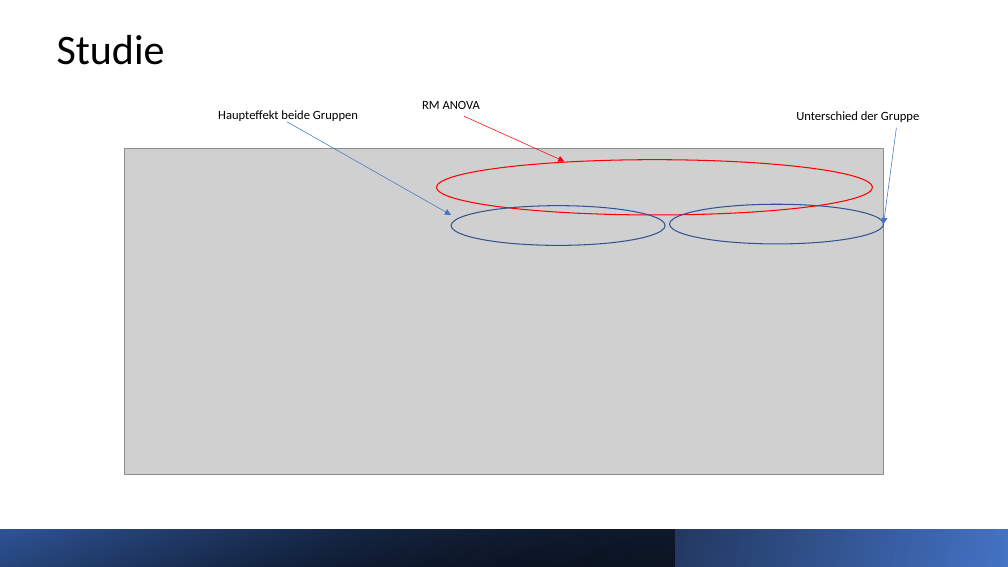
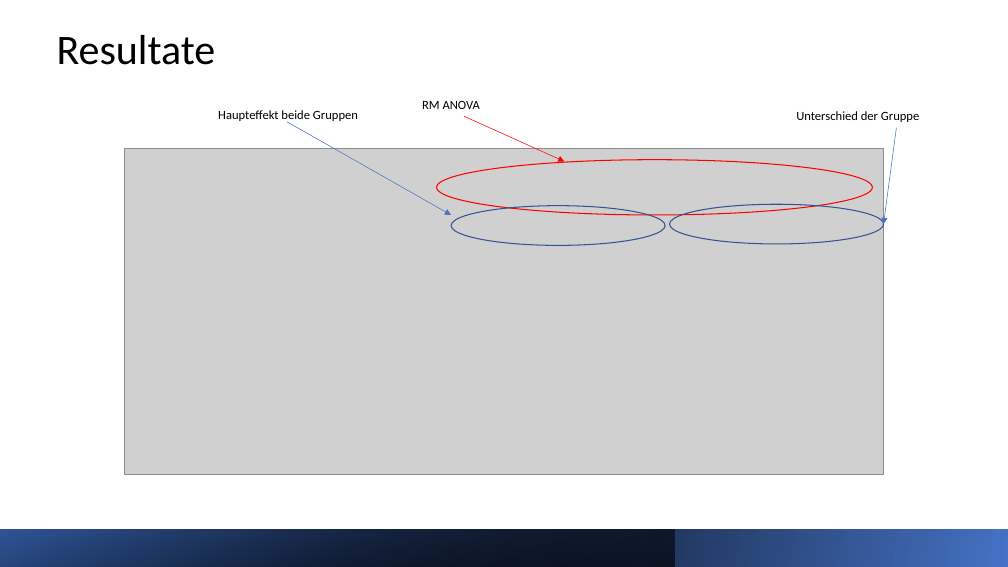
Before and after one commit to buehlpa/ChocolateMilkStudy, a slide deck: slide 12 of pp.pptx. Drawn at 1008x567 pixels with LibreOffice and Linux fonts; fonts in the diff are those of the drawing; grey boxes stand for pictures. Boxes give left, top, right and bottom in pixels: in the first picture for what was removed or moved away, otherwise in the second. Text is boxed around its words. In the diff, an @@ line names an element or a change of style, - is before the commit and + after.

```diff
--- a/pp.pptx
+++ b/pp.pptx
@@ title at box(57, 35, 216, 65): text changed @@
-Studie
+Resultate
```
Also in this commit, not shown: 2 other slides changed.
